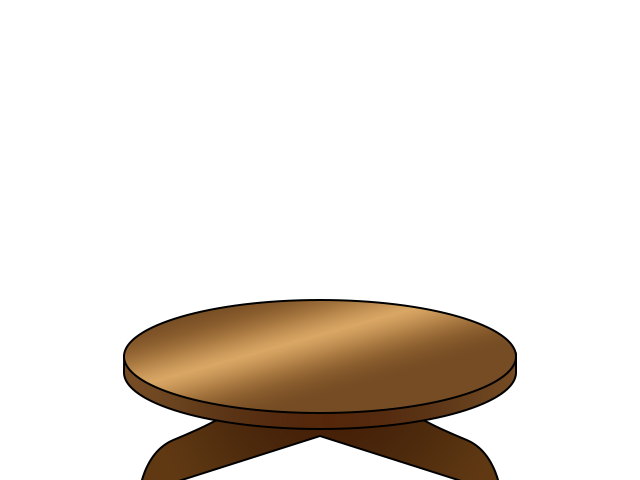
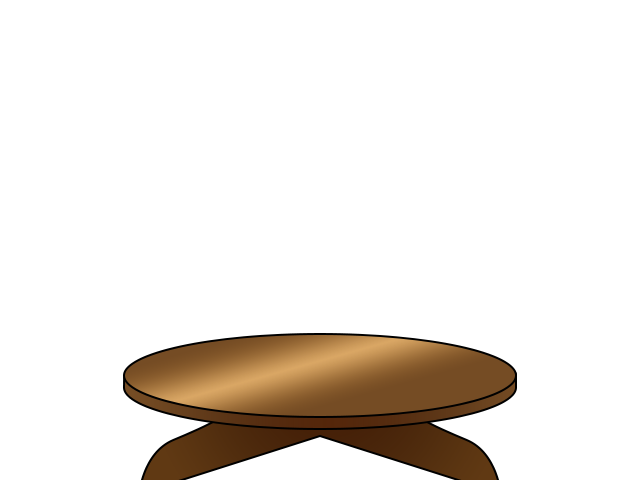
Revision of a layered (640, 480) image; what changed, layer by layer:
painted on "Ellipse 1" over [123, 299, 517, 418]
painted on "Ellipse 1 copy" over [123, 315, 517, 430]
